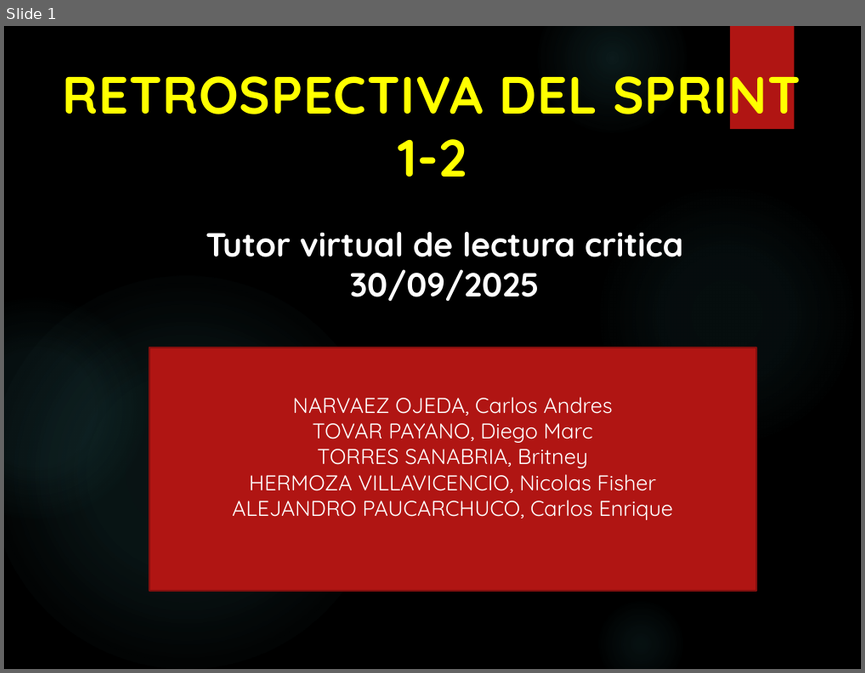
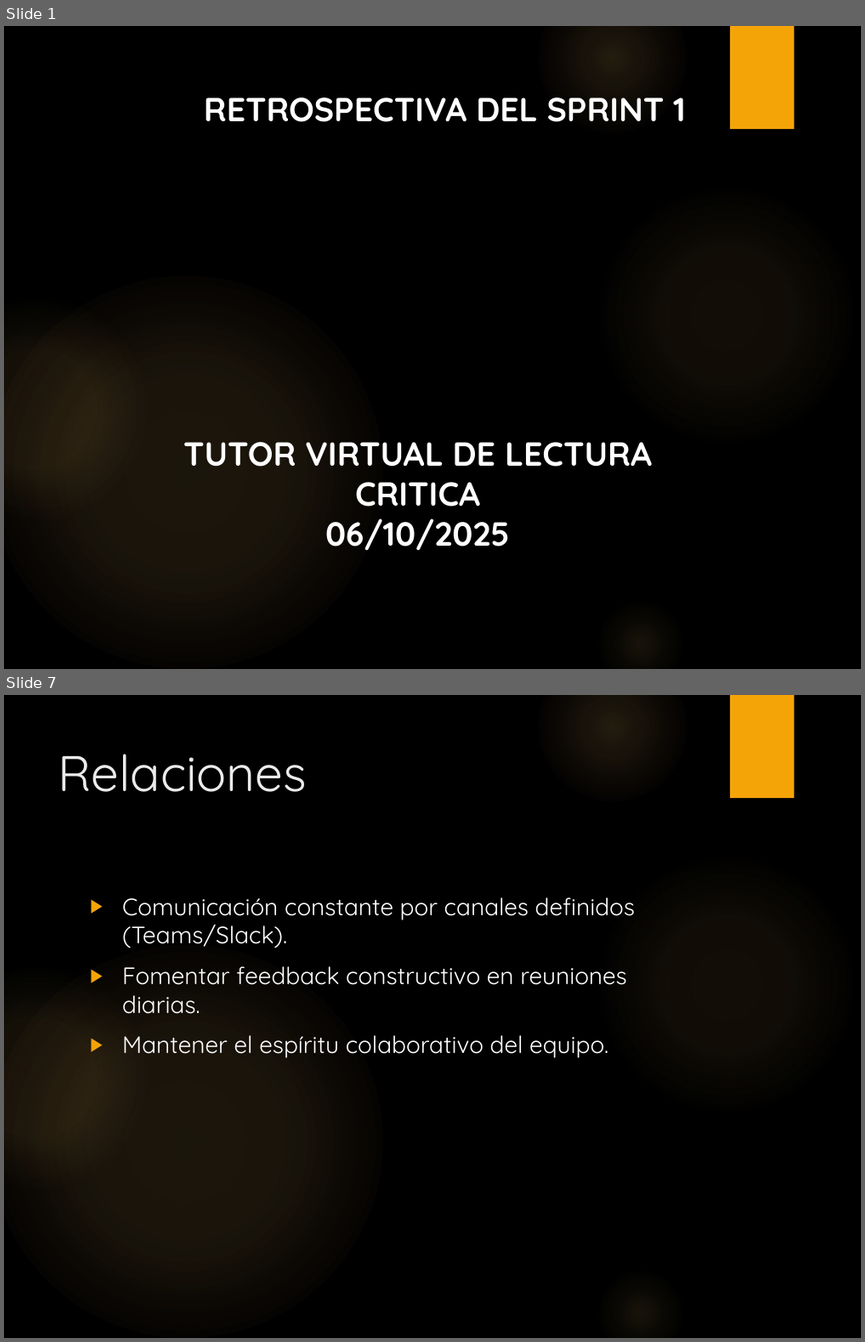
Before and after one commit to BritneyTorres/G2001, a slide deck: Semana 5/20250915_07_Retrospectiva del Sprint.pptx. Shown one above the other, each under a label of ours: slide 1 before the commit, slides 1 and 7 after it; the slides between them are not shown. The pictures are 865x673 and 865x1342 pixels, drawn with LibreOffice and Linux fonts; fonts in the diff are those of the drawing; background and template pictures are left out. Boxes give left, top, right and bottom in pixels: in the first picture for what was removed or moved away, otherwise in the second. Text is boxed around its words. In the diff, an @@ line names an element or a change of style, - is before the commit and + after.

```diff
--- a/Semana 5/20250915_07_Retrospectiva del Sprint.pptx
+++ b/Semana 5/20250915_07_Retrospectiva del Sprint.pptx
@@ slide 7 added at box(4, 695, 861, 1338), background picture (left out); not listed: 6 template elements that a slide beside it also shows @@
@@ title added at box(58, 754, 307, 792), 42 pt, text #EBEBEB @@
+Relaciones
@@ text added at box(122, 897, 635, 1058), 20 pt, text #FFFFFF @@
+▶ Comunicación constante por canales definidos (Teams/Slack).
+▶ Fomentar feedback constructivo en reuniones diarias.
+▶ Mantener el espíritu colaborativo del equipo.
@@ slide 1 changed as well @@
@@ rectangle at box(730, 26, 794, 129): fill #B01513 to #F5A408 @@
@@ text at box(204, 97, 685, 122): text changed; size 44 to 28 pt; text colour #FFFF00 to #FFFFFF @@
-RETROSPECTIVA DEL SPRINT 1-2
+RETROSPECTIVA DEL SPRINT 1
@@ fill gradient #50B9C1 to gradient #FAC96A in 5 elements at box(595, 182, 858, 447), box(537, 26, 687, 133), box(595, 597, 687, 669), box(4, 276, 382, 669), box(4, 298, 146, 519) @@
@@ rectangle removed at box(148, 347, 756, 590) @@
-NARVAEZ OJEDA, Carlos Andres
-TOVAR PAYANO, Diego Marc
-TORRES SANABRIA, Britney
-HERMOZA VILLAVICENCIO, Nicolas Fisher
-ALEJANDRO PAUCARCHUCO, Carlos Enrique
@@ text at box(183, 442, 652, 550): text changed @@
-Tutor virtual de lectura critica
-30/09/2025
+TUTOR VIRTUAL DE LECTURA CRITICA
+06/10/2025
```
Also in this commit, not shown: 8 other slides added, 4 slides removed, 2 other files.
